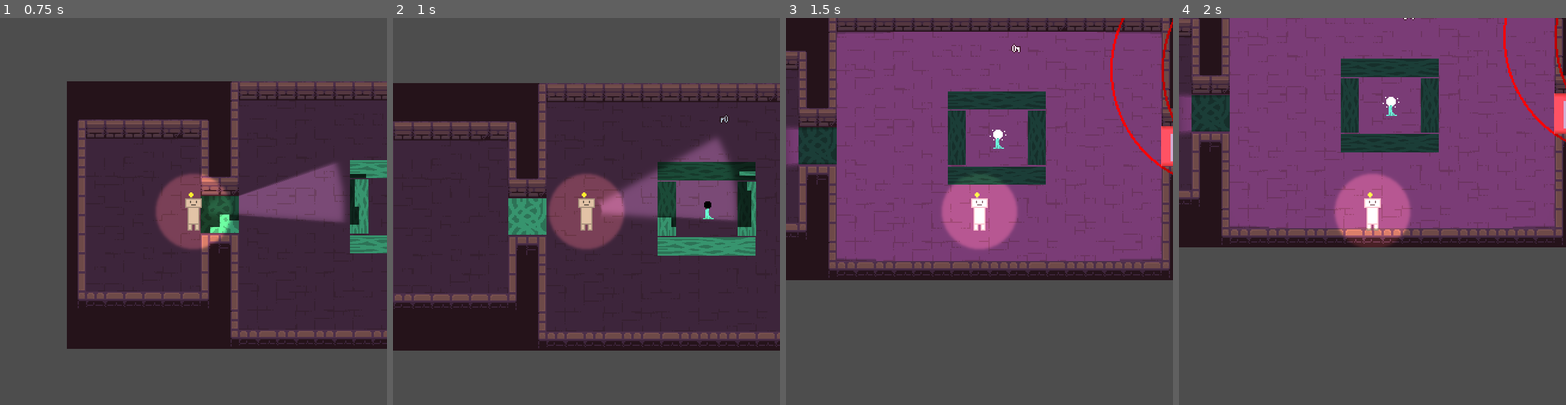
Above: before the commit, frames 1-4 (left to right).
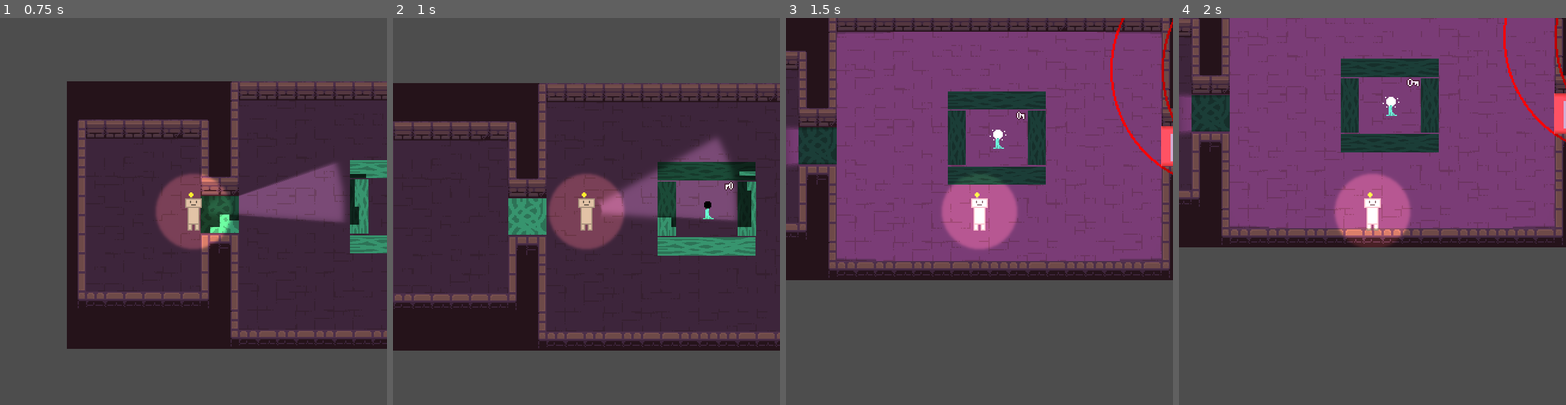
Above: after the commit, the same moments.

Repository: CookieCherith0969/GDM-Assignment-4
Game: Godot game, scene res://Scenes/Levels/Tutorial.tscn
Two runs of this game, one before a commit and one after it. Both use one fixed random seed, a clock stepped at 60 frames per second and the inputs below.
Inputs (mouse positions are in pixels of both pictures, inside the frame that each line leads up to):
- Up to frame 1 (0.75 s): tap Enter at 0.5 s; move the mouse to (278, 192) at 0.52 s; hold D (Right) from 0.53 s (still down); hold Space (Light) from 0.53 s (still down)
- Up to frame 2 (1 s): keep holding D (Right); keep holding Space (Light)
- Up to frame 3 (1.5 s): move the mouse to (902, 230) at 1.27 s; release D (Right) at 1.28 s; release Space (Light) at 1.28 s; hold S (Down) from 1.28 s (still down); tap Space (Light) at 1.35 s
- Up to frame 4 (2 s): keep holding S (Down)

Frame 1 is identical in both runs. In frame 2, less than 0.1% of the frame differs, in the area x 84-89%, y 24-45%; in frame 3, less than 0.1%, in the area x 58-62%, y 6-27%; in frame 4, less than 0.1%.

Commit message:
Minor tutorial adjustment

Diff:
--- a/Scenes/Levels/Tutorial.tscn
+++ b/Scenes/Levels/Tutorial.tscn
@@ -457,7 +457,7 @@
 position = Vector2(263, 58)
 
 [node name="Key" parent="Objects" instance=ExtResource("5_ct3nx")]
-position = Vector2(277, -18)
+position = Vector2(281, 38)
 
 [node name="LockedDoor" parent="Objects" instance=ExtResource("6_wdsr3")]
 position = Vector2(416, 64)
Not shown, added: Art/playerBack.png.import
Not shown, added: Art/playerFront.png.import
